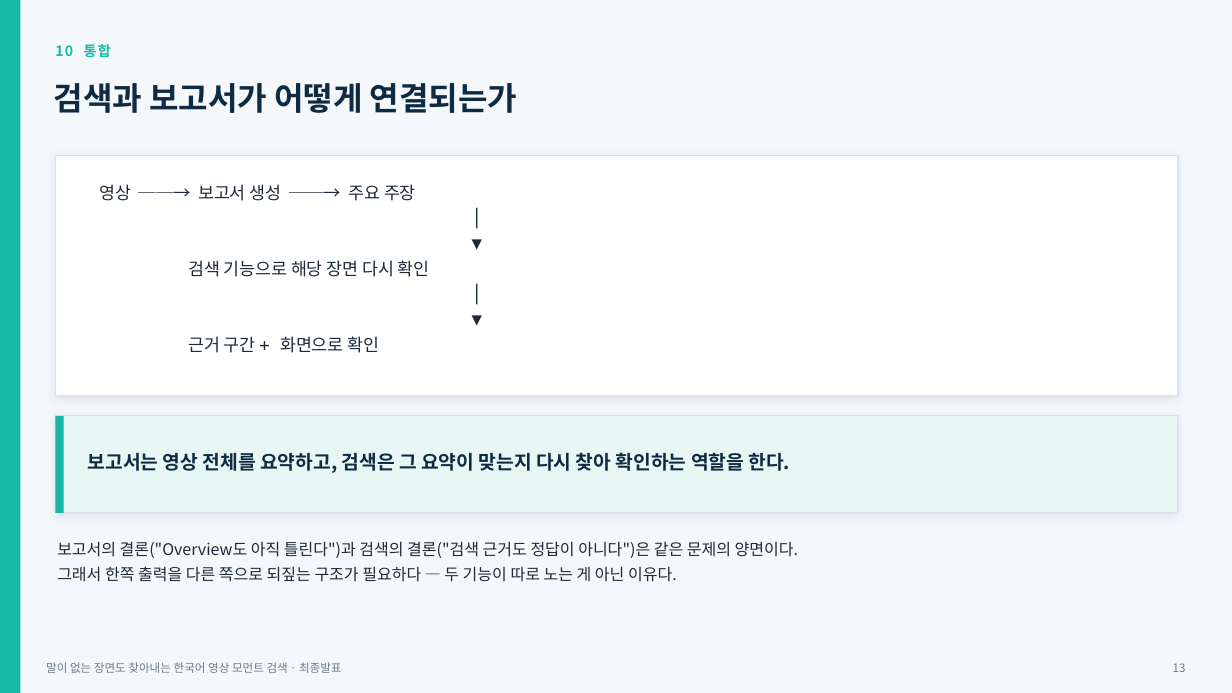
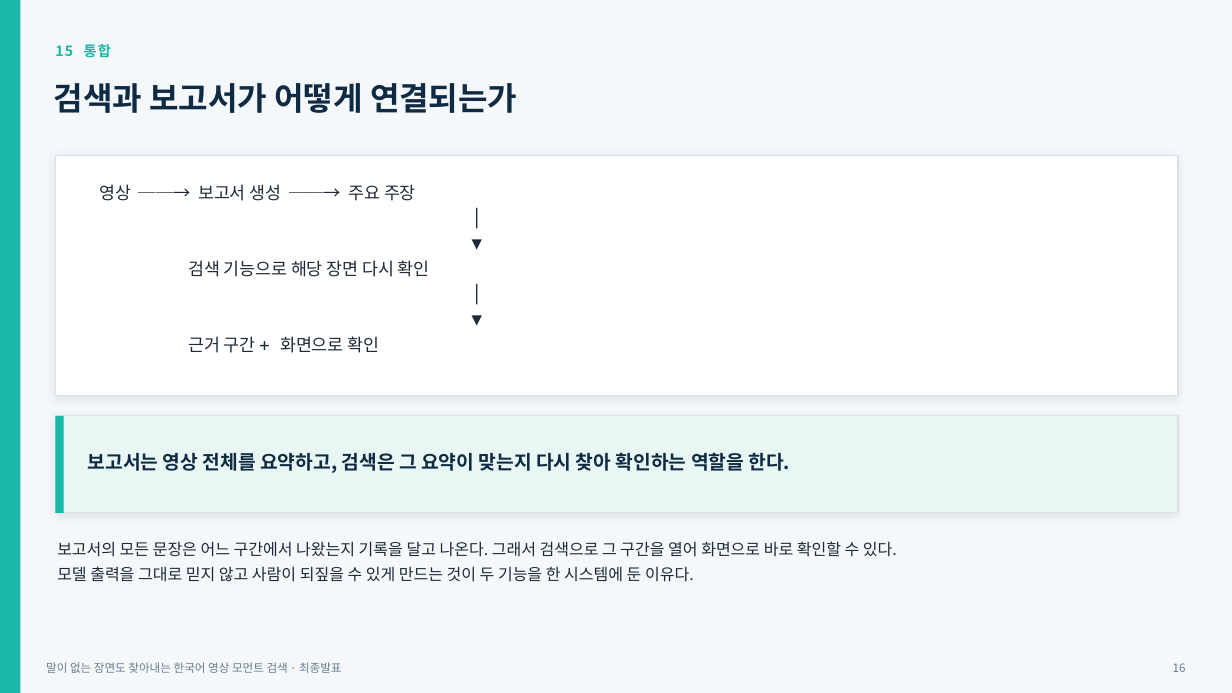
Before and after one commit to jds6511-hash/jds-prj, a slide deck: slide 16 of docs/final_presentation.pptx (slide 13 before the commit). Drawn at 1232x693 pixels with LibreOffice and Linux fonts; fonts in the diff are those of the drawing. Boxes give left, top, right and bottom in pixels: in the first picture for what was removed or moved away, otherwise in the second. Text is boxed around its words. In the diff, an @@ line names an element or a change of style, - is before the commit and + after.

```diff
--- a/docs/final_presentation.pptx
+++ b/docs/final_presentation.pptx
@@ text at (55,44,111,57): text changed @@
-10 통합
+15 통합
@@ text at (57,541,897,582): text changed @@
-보고서의 결론("Overview도 아직 틀린다")과 검색의 결론("검색 근거도 정답이 아니다")은 같은 문제의 양면이다.
-그래서 한쪽 출력을 다른 쪽으로 되짚는 구조가 필요하다 — 두 기능이 따로 노는 게 아닌 이유다.
+보고서의 모든 문장은 어느 구간에서 나왔는지 기록을 달고 나온다. 그래서 검색으로 그 구간을 열어 화면으로 바로 확인할 수 있다.
+모델 출력을 그대로 믿지 않고 사람이 되짚을 수 있게 만드는 것이 두 기능을 한 시스템에 둔 이유다.
@@ text at (1173,663,1186,672): text changed @@
-13
+16
```
Also in this commit, not shown: 9 other slides changed, 7 slides added, 5 slides removed, 47 other files.
